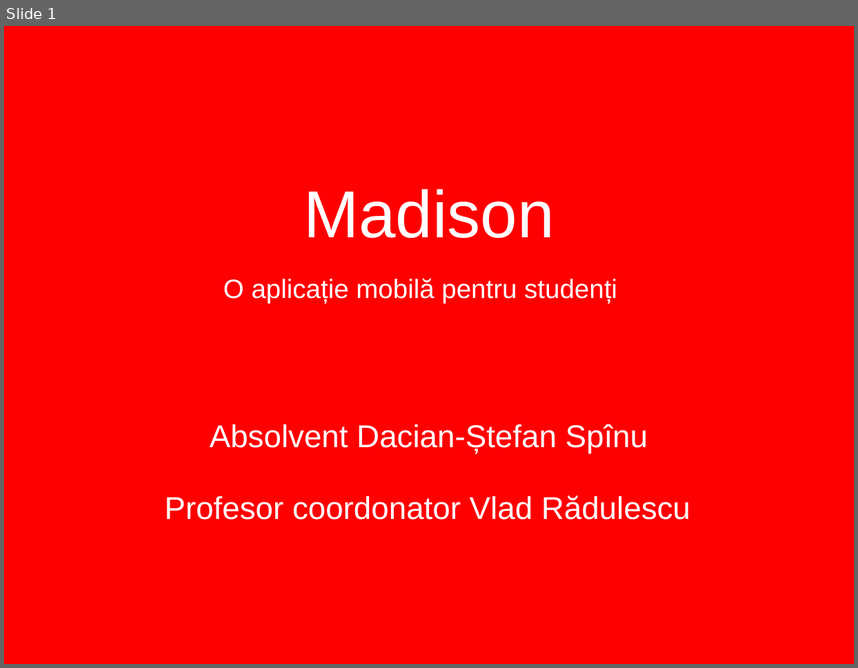
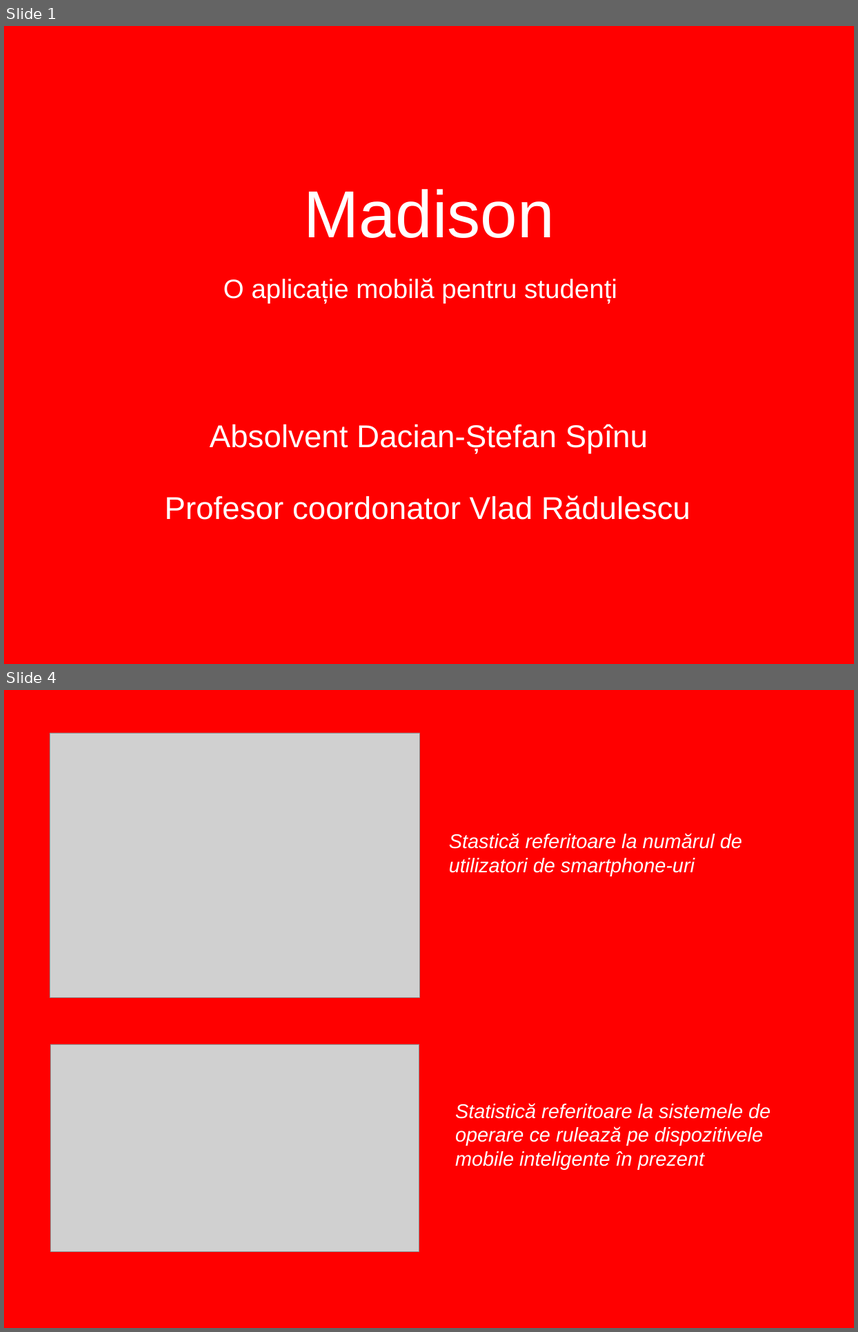
Before and after one commit to dacianspinu/madison, a slide deck: Licenta2017DacianSpinu/Prezentare.pptx. Shown one above the other, each under a label of ours: slide 1 before the commit, slides 1 and 4 after it; the slides between them are not shown. The pictures are 858x668 and 858x1332 pixels, drawn with LibreOffice and Linux fonts; fonts in the diff are those of the drawing; grey boxes stand for pictures; background and template pictures are left out. Boxes give left, top, right and bottom in pixels: in the first picture for what was removed or moved away, otherwise in the second. Text is boxed around its words. In the diff, an @@ line names an element or a change of style, - is before the commit and + after.

Commit message:
prezentare

```diff
--- a/Licenta2017DacianSpinu/Prezentare.pptx
+++ b/Licenta2017DacianSpinu/Prezentare.pptx
@@ slide 4 added at (x1=4, y1=690, x2=854, y2=1328), background picture (left out) @@
@@ picture added at (x1=50, y1=733, x2=419, y2=998) @@
@@ text added at (x1=449, y1=833, x2=742, y2=876), 24 pt, text #FFFFFF, italic @@
+Stastică referitoare la numărul de
+utilizatori de smartphone-uri
@@ picture added at (x1=51, y1=1044, x2=419, y2=1252) @@
@@ text added at (x1=455, y1=1103, x2=771, y2=1169), 24 pt, text #FFFFFF, italic @@
+Statistică referitoare la sistemele de
+operare ce rulează pe dispozitivele
+mobile inteligente în prezent
```
Also in this commit, not shown: 8 other slides added, 1 other file.
